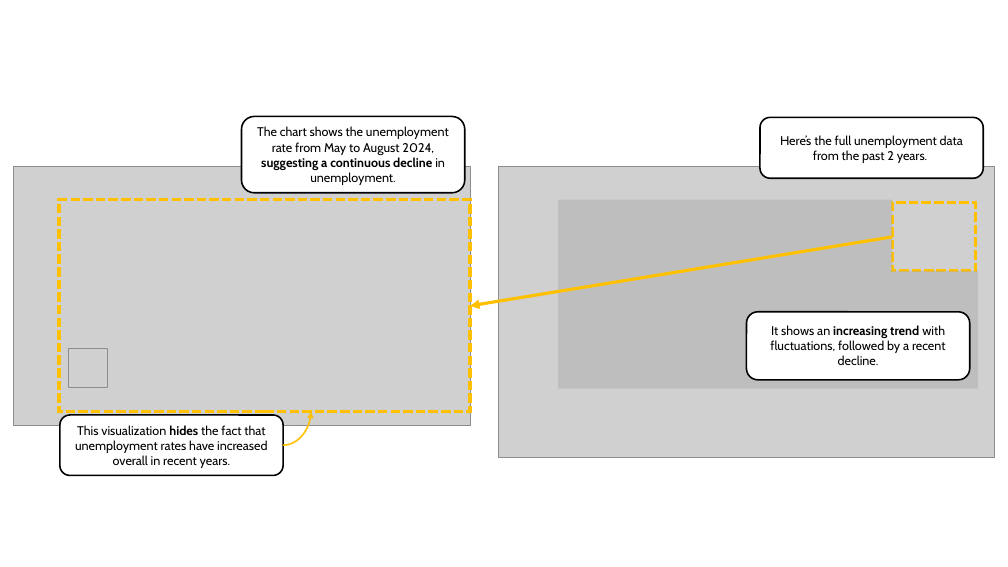
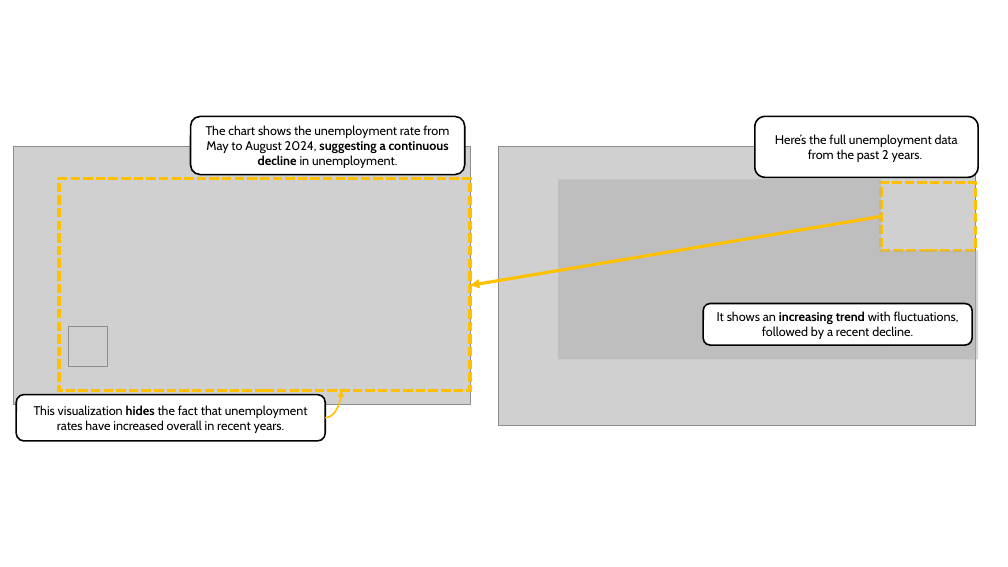
Before and after one commit to marianast97/VisualizationLiteracy, a slide deck: slide 95 of LearningContent/LearningContent.pptx (slide 97 before the commit). Drawn at 1008x567 pixels with LibreOffice and Linux fonts; fonts in the diff are those of the drawing; grey boxes stand for pictures. Boxes give left, top, right and bottom in pixels: in the first picture for what was removed or moved away, otherwise in the second. Text is boxed around its words. In the diff, an @@ line names an element or a change of style, - is before the commit and + after.

```diff
--- a/LearningContent/LearningContent.pptx
+++ b/LearningContent/LearningContent.pptx
@@ rounded rectangle "The chart shows the unemployment ...": place and size @@
-rounded rectangle "The chart shows the unemployment ..." at <box>241,116,464,193</box>
+rounded rectangle "The chart shows the unemployment ..." at <box>191,116,465,175</box>
@@ rounded rectangle "Here’s the full unemployment data ...": place and size @@
-rounded rectangle "Here’s the full unemployment data ..." at <box>760,117,983,178</box>
+rounded rectangle "Here’s the full unemployment data ..." at <box>755,116,978,178</box>
@@ picture: place and size @@
-picture at <box>498,166,995,457</box>
+picture at <box>498,146,975,425</box>
@@ 2 pictures, 1 rectangle: place and size @@
-2 pictures, 1 rectangle at <box>13,166,470,425</box>
+2 pictures, 1 rectangle at <box>13,146,470,405</box>
@@ rectangle: place and size @@
-rectangle at <box>558,200,892,389</box>
+rectangle at <box>558,179,881,359</box>
@@ rectangle: place and size @@
-rectangle at <box>892,203,975,271</box>
+rectangle at <box>881,182,975,250</box>
@@ arrow moved from (892, 237) - (470, 306) to (881, 216) - (470, 285) @@
@@ rectangle: place and size @@
-rectangle at <box>892,271,979,389</box>
+rectangle at <box>881,250,978,359</box>
@@ rounded rectangle "It shows an increasing trend ...": place and size @@
-rounded rectangle "It shows an increasing trend ..." at <box>746,312,969,380</box>
+rounded rectangle "It shows an increasing trend ..." at <box>703,304,972,346</box>
@@ rounded rectangle "This visualization hides the fact ...": place and size @@
-rounded rectangle "This visualization hides the fact ..." at <box>60,415,283,476</box>
+rounded rectangle "This visualization hides the fact ..." at <box>16,395,325,441</box>
@@ curved arrow moved from (283, 445) - (311, 412) to (325, 418) - (342, 391) @@
```
Also in this commit, not shown: 4 other slides changed, 1 slide added, 4 slides removed, 3 other files.
